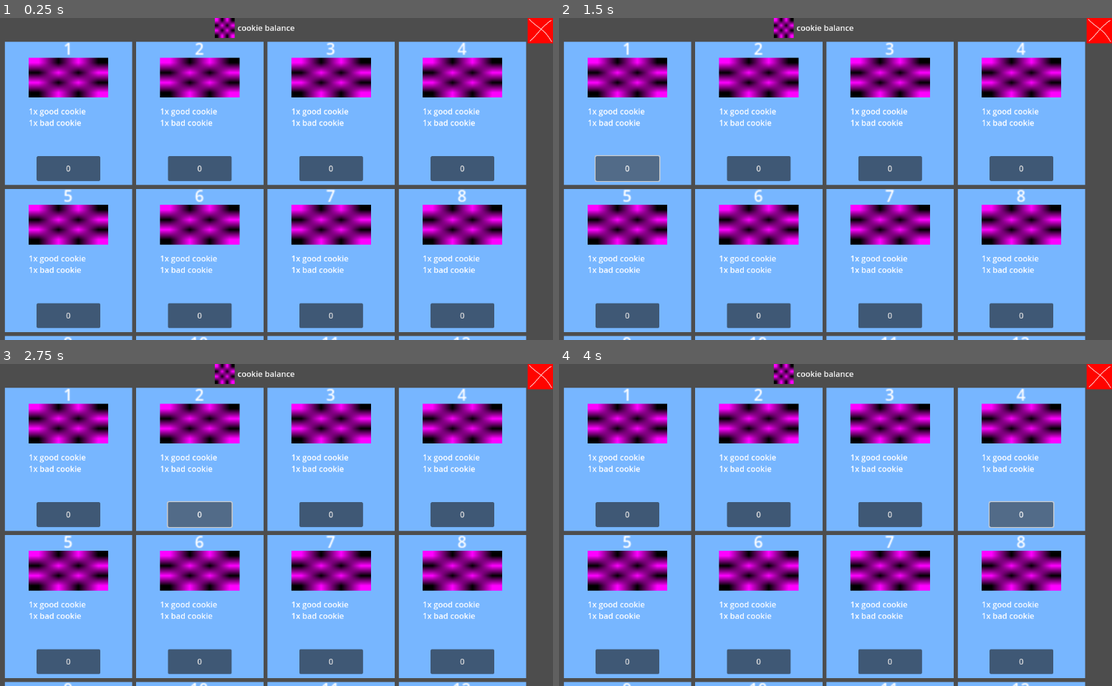
Above: before the commit, frames 1-4 (two rows, left to right).
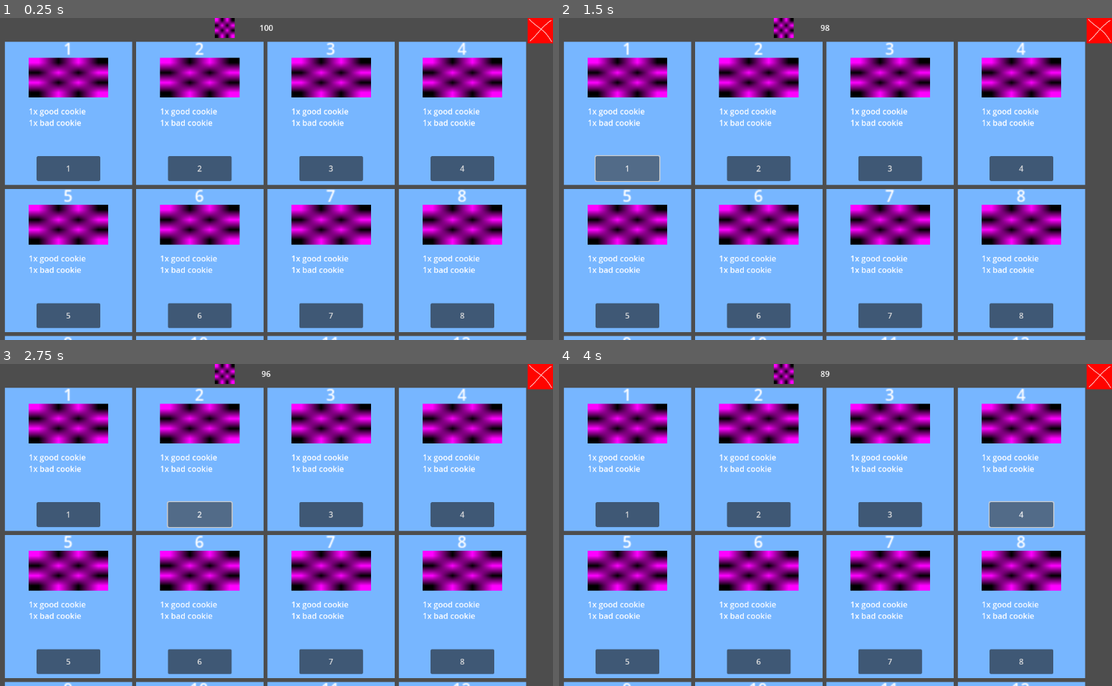
Above: after the commit, the same moments.

Repository: hypercube143/risk-it-for-the-biscuit
Game: Godot game, scene res://scenes/shopgui.tscn
Two runs of this game, one before a commit and one after it. Both use one fixed random seed, a clock stepped at 60 frames per second and the inputs below.
Inputs (mouse positions are in pixels of both pictures, inside the frame that each line leads up to):
- Up to frame 1 (0.25 s): no input
- Up to frame 2 (1.5 s): click (625, 169) at 0.5 s, where only the run after the commit has a clickable "1"; click (625, 169) at 1.25 s, where only the run before the commit has a clickable "0"
- Up to frame 3 (2.75 s): click (199, 515) at 2 s, where only the run after the commit has a clickable "2"
- Up to frame 4 (4 s): click (890, 515) at 2.75 s, where only the run after the commit has a clickable "3"; click (1023, 515) at 3.5 s, where only the run after the commit has a clickable "4"

The runs differ from the first frame. In frame 1, 0.2% of the frame differs, in the area x 11-85%, y 2-94%; in frame 2, 0.2%; in frame 3, 0.2%; in frame 4, 0.2%.

Commit message:
inventory system purchase ability
- stuff is now purchasable. inventory works, so does money and the availability of bundles based on cookie balance

Diff:
--- a/scripts/global.gd
+++ b/scripts/global.gd
@@ -3,7 +3,7 @@
 var cookiedat
 var shopdat
 
-var cookie_balance = 0
+var cookie_balance = 100
 
 var cookie_inventory = {}
 
@@ -20,6 +20,7 @@
 	for i in range(1, 20):
 		var d = shopdat['1'].duplicate()
 		d['name'] = str(int(i))
+		d['price'] = i
 		shopdat[str(int(i))] = d
 
 
--- a/scripts/shopdat.json
+++ b/scripts/shopdat.json
@@ -1,5 +1,5 @@
 {
-	"1": {"name": "50/50 bundle", "desc": "...", "price": 0, "icon": "", "items": [
+	"1": {"name": "50/50 bundle", "desc": "...", "price": 1, "icon": "", "items": [
 		{"id": "1", "count": 1},
 		{"id": "2", "count": 1}
 		]},
--- a/shopgui.gd
+++ b/shopgui.gd
@@ -3,6 +3,9 @@
 @onready var itemframescene = preload("res://scenes/itemframe.tscn")
 @onready var gridcontainer = $ScrollContainer/GridContainer
 @onready var scrollcontainer = $ScrollContainer
+@onready var cookiebalancelabel = $cookie_balance
+
+var item_frames = []
 
 func _ready() -> void:
 	# display cookies in shop as 'item frames' by iterating though shop data
@@ -28,12 +31,37 @@
 		items_label.text = item_frame_desc_str
 
 		item_frame.bundle_id = shop_key
-		item_frame.item_frame_buy_button_pressed.connect(on_attempted_purchase)
+		item_frame.item_frame_buy_button_pressed.connect(on_purchase)
 
 		gridcontainer.add_child(item_frame)
+		item_frames.append(item_frame)
+		update_buttons()
 
-func on_attempted_purchase(bundle_id):
-	print("clicked " + bundle_id)
+func on_purchase(bundle_id):
+	# subtract price from player's cookie balance
+	var bundle = Global.shopdat[bundle_id]
+	var price = bundle['price']
+	Global.cookie_balance -= price
+	update_buttons()
+	# add cookies to inventory
+	for cookie in bundle['items']:
+		if Global.cookie_inventory.has(cookie['id']):
+			Global.cookie_inventory[cookie['id']] += cookie['count']
+		else:
+			Global.cookie_inventory[cookie['id']] = cookie['count']
+	print(Global.cookie_inventory)
+
+
+func update_buttons():
+	# make any itemframe that costs more than what the player has unpurchasable by disabling buttons
+	for item_frame in item_frames:
+		var button = item_frame.get_child(5)
+		if int(button.text) <= Global.cookie_balance:
+			button.disabled = false
+		else:
+			button.disabled = true
+	# update cookie_balance label too :p this is the only place it needs to update
+	cookiebalancelabel.text = str(Global.cookie_balance)
 
 # Called every frame. 'delta' is the elapsed time since the previous frame.
 func _process(delta: float) -> void:
